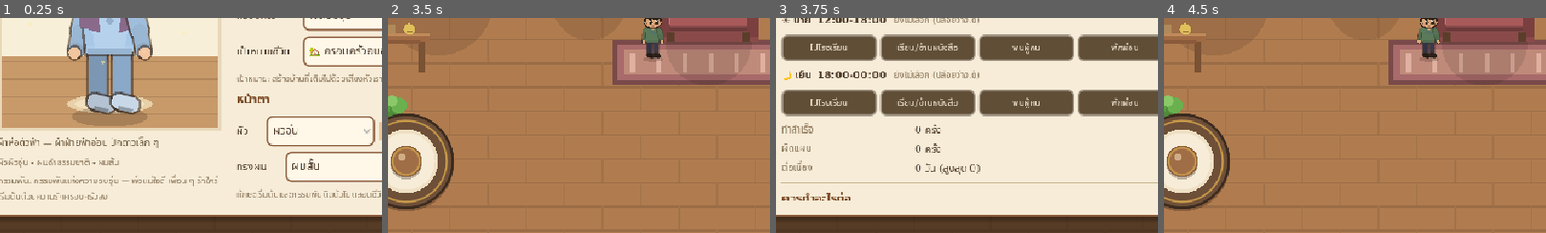
Above: before the commit, frames 1-4 (left to right).
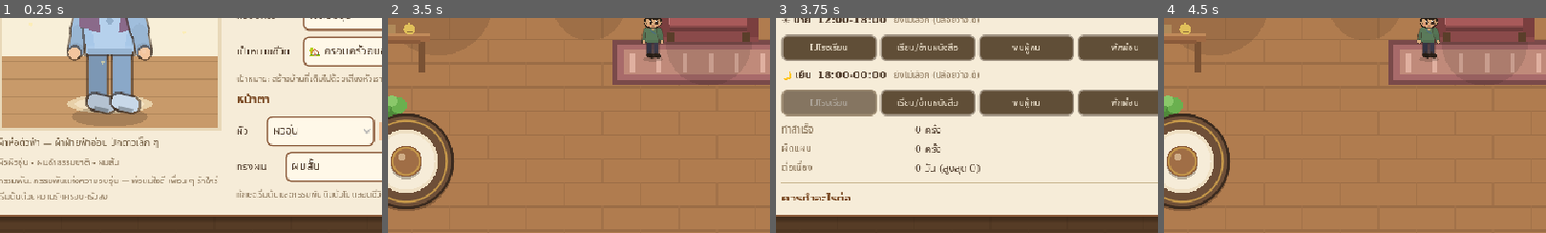
Above: after the commit, the same moments.

Repository: thnphathrnilda25-design/pixel-life-v9
Game: Godot game, scene res://scenes/Town.tscn
The game is run twice, just before and just after one commit, with the same random seed, the same clock (stepped at 60 frames per second) and the same inputs.
Inputs:
- Up to frame 1 (0.25 s): no input
- Up to frame 2 (3.5 s): click "สรุป" at 0.5 s; click "รถเมล์" at 1.25 s; click "✕" at 2 s; click "E ใช้" at 2.75 s
- Up to frame 3 (3.75 s): click "☰ เมนู" at 3.5 s
- Up to frame 4 (4.5 s): click "✕" at 4.25 s
The pictures show only the part of the screen within x 7-57%, y 50-100%; the shares and areas given below are measured in that part.

Frames 1-2 are identical in both runs. In frame 3, 2.4% of the frame differs, in the area x 2-26%, y 34-45%; in frame 4, nothing differs.

Commit message:
v10: block late work/school plans, point next steps to zones, re-export web

Diff:
--- a/scripts/GameState.gd
+++ b/scripts/GameState.gd
@@ -943,6 +943,8 @@
 				return "วันหยุด"
 			if worked_today:
 				return "วันนี้ทำงานแล้ว"
+			if int(slot["start"]) >= WORK_END:
+				return "เลยเวลางานแล้ว (ก่อน 17:00)"
 		"school":
 			if not is_child():
 				return "ไม่ใช่นักเรียนแล้ว"
@@ -950,6 +952,8 @@
 				return "โรงเรียนปิด"
 			if school_attended_today:
 				return "วันนี้เรียนแล้ว"
+			if int(slot["start"]) >= SCHOOL_END:
+				return "เลยเวลาเรียนแล้ว (ก่อน 15:00)"
 		"exercise":
 			if age < 10:
 				return "อายุ 10 ปีขึ้นไป"
@@ -1112,9 +1116,9 @@
 		out.append({"text": "เครียดมาก — ผ่อนคลายก่อนป่วย", "tab": "home"})
 	if not is_child() and job_id != "" and is_workday() and not worked_today and not sick:
 		if time_min < WORK_END:
-			out.append({"text": "ยังไม่ได้เข้างาน (ก่อน 17:00)", "tab": "work"})
+			out.append({"text": "ยังไม่ได้เข้างาน — ไปที่%s ก่อน 17:00" % TownData.zone_name(current_workplace()), "tab": "work"})
 	if is_school_day() and not school_attended_today and time_min < SCHOOL_END:
-		out.append({"text": "ยังไม่ได้ไปโรงเรียน (ก่อน 15:00)", "tab": "today"})
+		out.append({"text": "ยังไม่ได้ไปโรงเรียน — ไปที่เขตโรงเรียนก่อน 15:00", "tab": "today"})
 	if farm_ready_count() > 0:
 		out.append({"text": "มีพืชพร้อมเก็บ %d แปลง" % farm_ready_count(), "tab": "home"})
 	var days_to_bills := 28 - ((day - 1) % 28)
Not shown, changed: docs/index.pck
